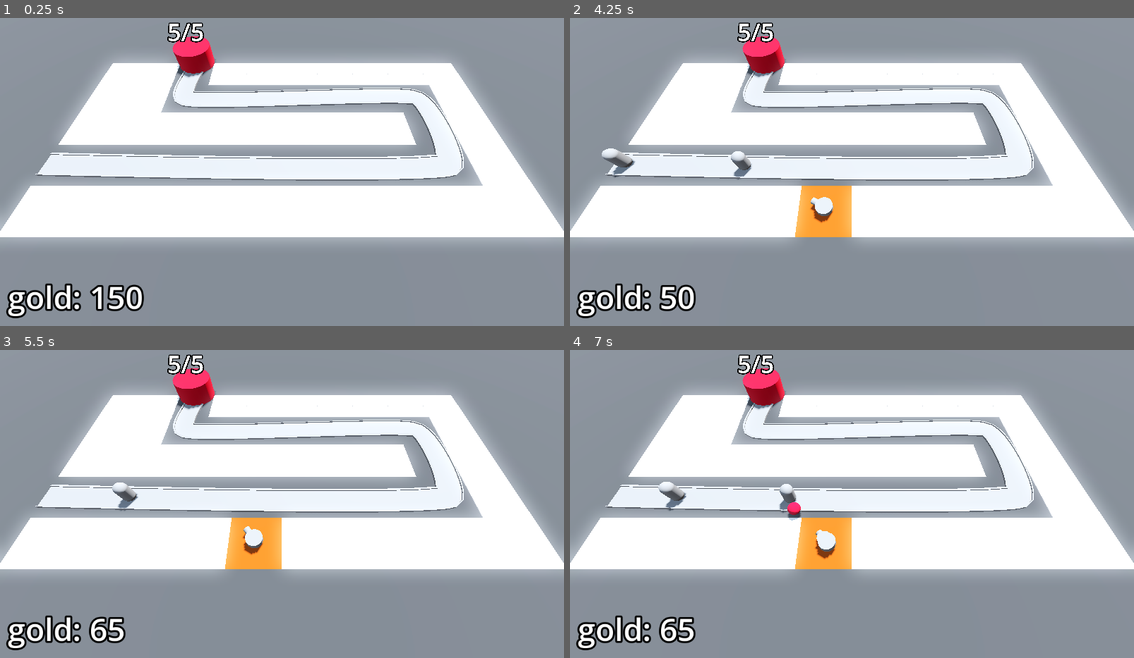
Above: before the commit, frames 1-4 (two rows, left to right).
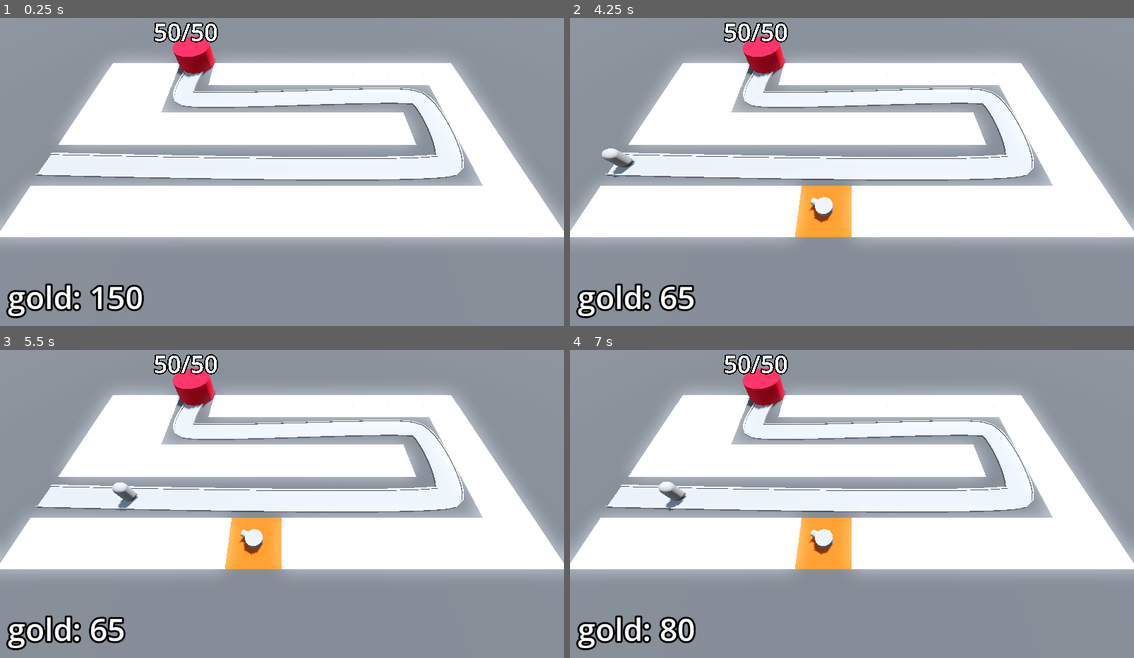
Above: after the commit, the same moments.

Repository: BerkayOzercan/Tutorial-Godot-Barbarian-Blaster
Game: Godot game, scene res://BaseLevel.tscn
Same seed, same stepped clock (60 frames per second), same inputs: the game is played once before the commit and once after it.
Inputs (mouse positions are in pixels of both pictures, inside the frame that each line leads up to):
- Up to frame 1 (0.25 s): no input
- Up to frame 2 (4.25 s): tap Enter at 0.5, 2 s; move the mouse to (976, 150) at 0.52 s; click (976, 150) at 0.6 s; tap Space at 1.25 s; move the mouse to (739, 184) at 1.27 s; click (739, 184) at 1.35 s; move the mouse to (908, 98) at 2.02 s; click (908, 98) at 2.1 s; move the mouse to (823, 230) at 2.77 s; click (823, 230) at 2.85 s; move the mouse to (1021, 215) at 3.52 s; click (1021, 215) at 3.6 s
- Up to frame 3 (5.5 s): move the mouse to (112, 451) at 4.27 s; click (112, 451) at 4.35 s; move the mouse to (310, 500) at 5.02 s; click (310, 500) at 5.1 s
- Up to frame 4 (7 s): move the mouse to (767, 420) at 5.77 s; click (767, 420) at 5.85 s; move the mouse to (976, 482) at 6.52 s; click (976, 482) at 6.6 s

The runs differ from the first frame. In frame 1, 0.3% of the frame differs, in the area x 27-39%, y 1-9%; in frame 2, 0.8%; in frame 3, 0.4%; in frame 4, 1.1%, in the area x 15-48%, y 1-96%.

Commit message:
Edit : scale enemy health

Diff:
--- a/Base/base.gd
+++ b/Base/base.gd
@@ -2,12 +2,11 @@
 
 @export var label: Label3D
 
-var max_health = 5
+var max_health = 50
 
 var current_health: int:
 	set(health_in):
 		current_health = health_in
-		#print("health was changed")
 		label.text = str(current_health) + "/" + str(max_health)
 
 		var red: Color = Color.RED
--- a/BaseLevel.tscn
+++ b/BaseLevel.tscn
@@ -37,6 +37,12 @@
 font_size = 64
 outline_size = 16
 outline_color = Color(0, 0, 0, 1)
+
+[sub_resource type="Curve" id="Curve_fuwnb"]
+min_value = 10.0
+max_value = 150.0
+_data = [Vector2(0.025, 10), 0.0, 143.59, 0, 1, Vector2(1, 150), 143.59, 0.0, 1, 0]
+point_count = 2
 
 [node name="BaseLevel" type="Node3D"]
 
@@ -142,5 +148,6 @@
 label_settings = SubResource("LabelSettings_cmac6")
 
 [node name="DifficultyManager" parent="." instance=ExtResource("9_ca76e")]
+enemy_health_curve = SubResource("Curve_fuwnb")
 
 [connection signal="timeout" from="EnemyPath/Timer" to="EnemyPath" method="_on_timer_timeout"]
--- a/DifficultyManager/difficulty_manager.gd
+++ b/DifficultyManager/difficulty_manager.gd
@@ -1,18 +1,24 @@
 extends Node
+
+signal stop_spawning_enemies
 
 @export var game_length: float = 30.0
 @export var spawn_time_curve: Curve
+@export var enemy_health_curve: Curve
 @onready var timer: Timer = $Timer
 
 func _ready() -> void:
 	timer.start(game_length)
-
-func _process(_delta: float) -> void:
-	print(get_spawn_time())
-	pass
 
 func game_progress_ratio() -> float:
 	return 1.0 - (timer.time_left / game_length)
 
 func  get_spawn_time() -> float:
 	return spawn_time_curve.sample(game_progress_ratio())
+
+func get_enemy_health() -> float:
+	return enemy_health_curve.sample(game_progress_ratio())
+
+
+func _on_timer_timeout() -> void:
+	stop_spawning_enemies.emit()
--- a/DifficultyManager/difficulty_manager.tscn
+++ b/DifficultyManager/difficulty_manager.tscn
@@ -14,3 +14,5 @@
 
 [node name="Timer" type="Timer" parent="."]
 one_shot = true
+
+[connection signal="timeout" from="Timer" to="." method="_on_timer_timeout"]
--- a/Enemy/enemy.gd
+++ b/Enemy/enemy.gd
@@ -6,6 +6,7 @@
 
 @onready var animation_player: AnimationPlayer = $AnimationPlayer
 @onready var bank = get_tree().get_first_node_in_group("Bank")
+@onready var base = get_tree().get_first_node_in_group("base")
 
 var current_health: int:
 	set(health_in):
@@ -16,14 +17,13 @@
 			bank.gold += gold_value
 			queue_free()
 
-@onready var base = get_tree().get_first_node_in_group("base")
 
 func _ready():
 	current_health = max_health
 
 func _process(delta: float) -> void:
 	progress += delta * speed
-	#print(progress)
 	if progress_ratio >= 0.99:
 		base.take_damage()
 		set_process(false)
+		queue_free()
--- a/EnemyPath.gd
+++ b/EnemyPath.gd
@@ -7,8 +7,13 @@
 
 func spawn_enemy() -> void:
 	var new_enemy = enemy_scene.instantiate()
+	new_enemy.max_health = difficulty_manager.get_enemy_health()
 	add_child(new_enemy)
 	timer.wait_time = difficulty_manager.get_spawn_time()
 
 func _on_timer_timeout() -> void:
 	spawn_enemy()
+
+
+func _on_difficulty_manager_stop_spawning_enemies() -> void:
+	timer.stop()
Not shown: 1 places in BaseLevel.tscn that only renumber resources
Not shown: 4 places in MeshLibrary/SpaceLibrary.tres that only renumber resources
